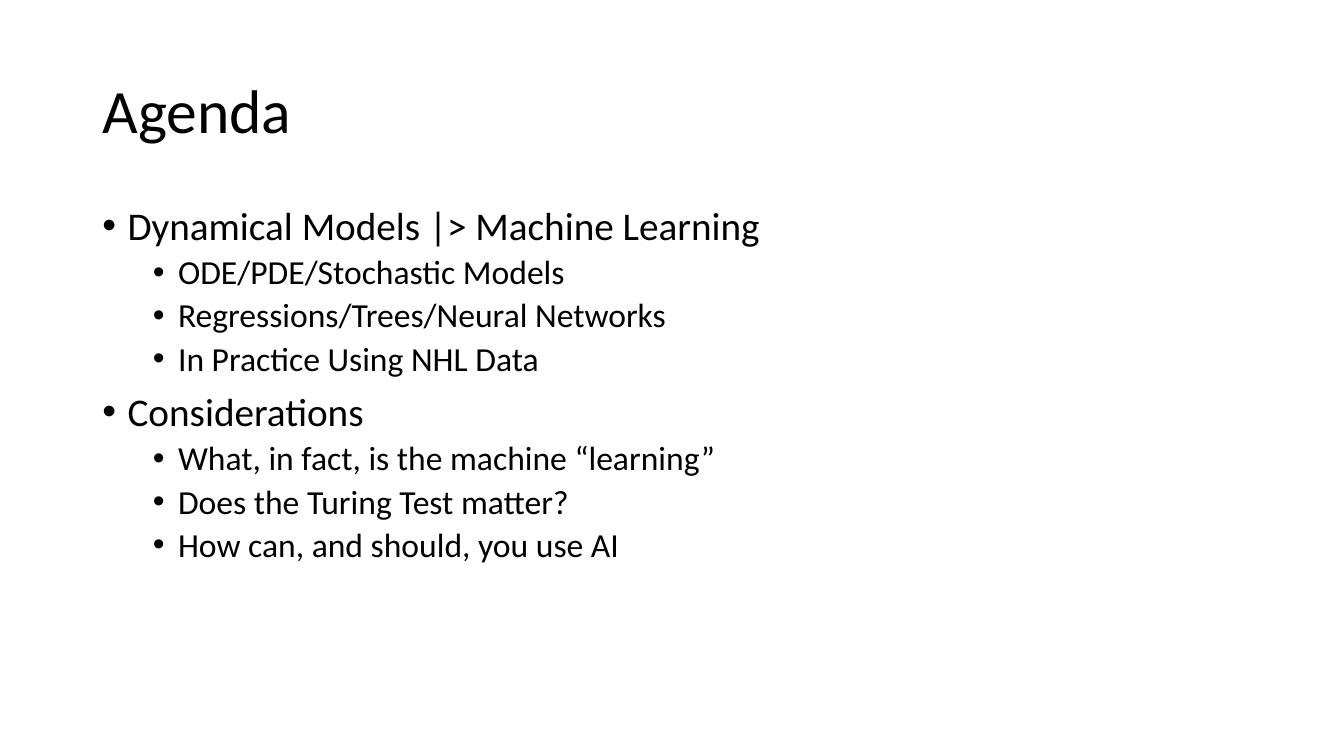
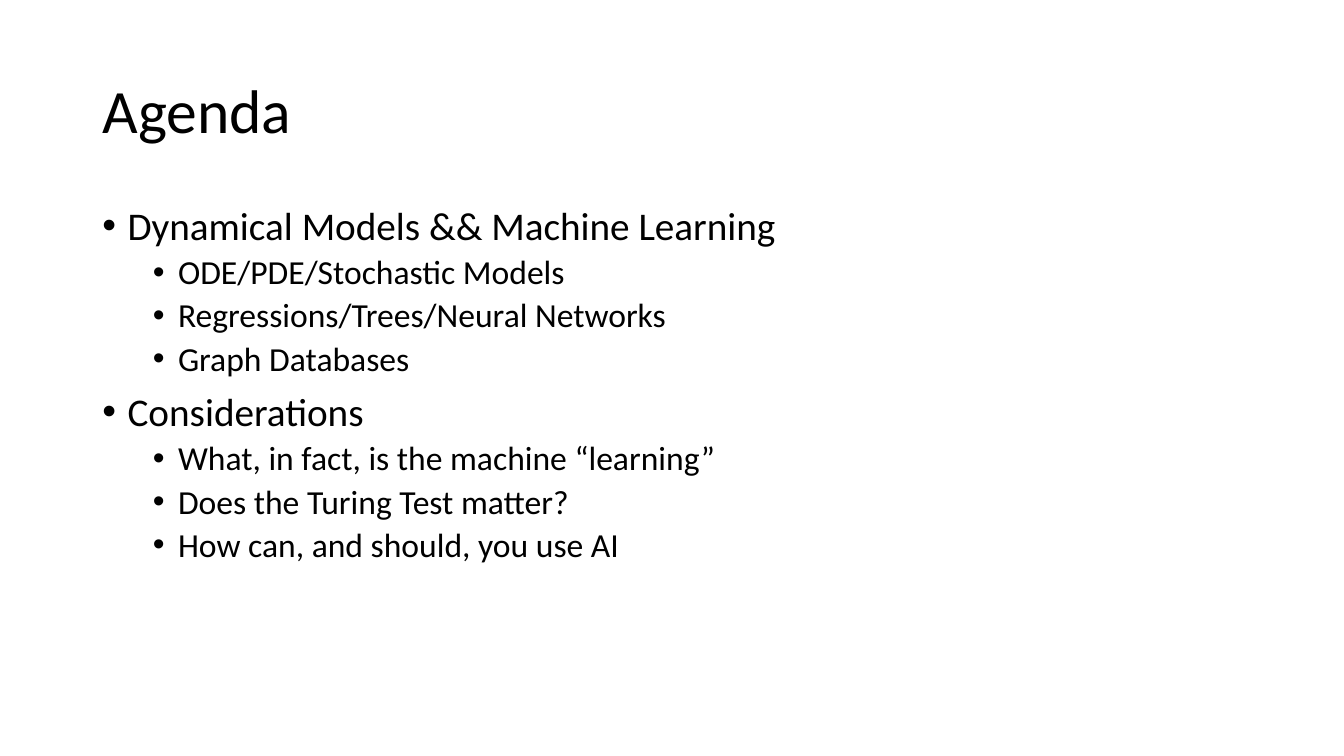
Before and after one commit to jamessdixon/swe4s, a slide deck: slide 3 of SWES_MachineLearning.pptx. Drawn at 1344x756 pixels with LibreOffice and Linux fonts; fonts in the diff are those of the drawing. Boxes give left, top, right and bottom in pixels: in the first picture for what was removed or moved away, otherwise in the second. Text is boxed around its words. In the diff, an @@ line names an element or a change of style, - is before the commit and + after.

```diff
--- a/SWES_MachineLearning.pptx
+++ b/SWES_MachineLearning.pptx
@@ text at (128,212,776,247): text changed @@
-• Dynamical Models |> Machine Learning
+• Dynamical Models && Machine Learning
@@ text at (178,347,409,377): text changed @@
-  • In Practice Using NHL Data
+  • Graph Databases
```
Also in this commit, not shown: 1 other slide changed, 5 other files.
